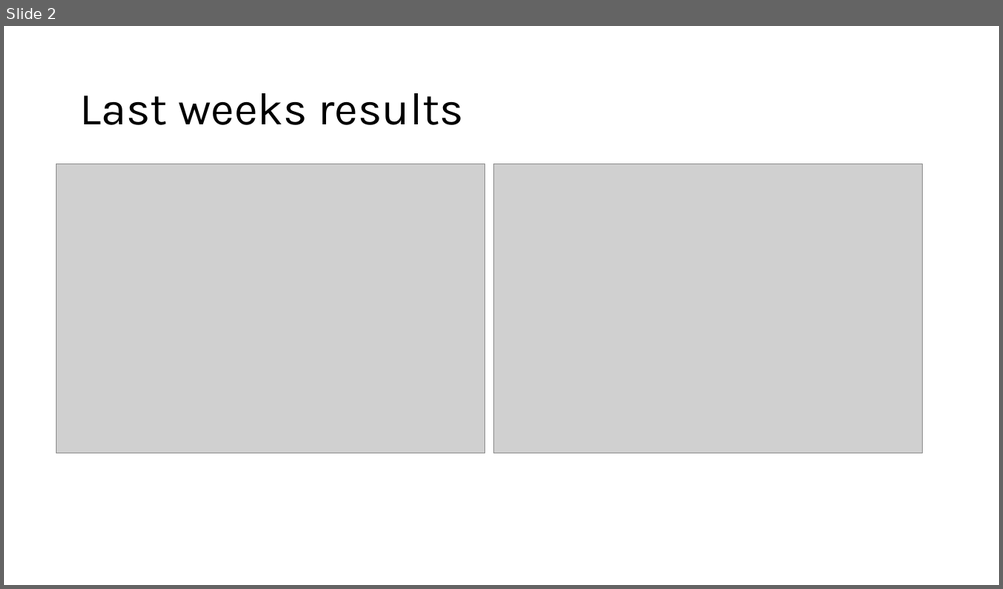
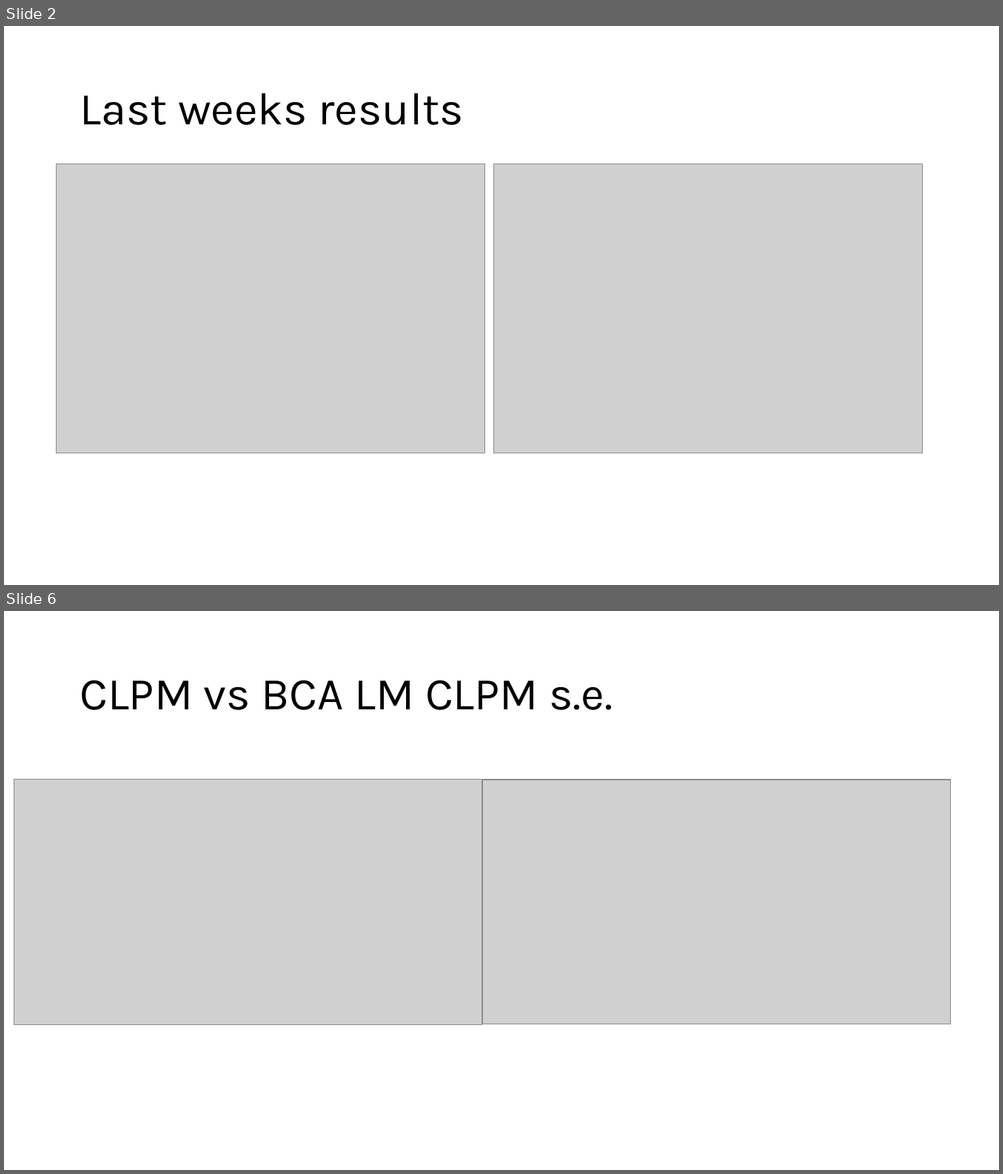
Before and after one commit to EmmaDirk/MachineLearning-BCA, a slide deck: 04_presentations/01_powerpoint/06_Jeroen.pptx. Shown one above the other, each under a label of ours: slide 2 before the commit, slides 2 and 6 after it; the slides between them are not shown. The pictures are 1003x589 and 1003x1174 pixels, drawn with LibreOffice and Linux fonts; fonts in the diff are those of the drawing; grey boxes stand for pictures. Boxes give left, top, right and bottom in pixels: in the first picture for what was removed or moved away, otherwise in the second. Text is boxed around its words. In the diff, an @@ line names an element or a change of style, - is before the commit and + after.

```diff
--- a/04_presentations/01_powerpoint/06_Jeroen.pptx
+++ b/04_presentations/01_powerpoint/06_Jeroen.pptx
@@ slide 6 added at box(4, 611, 999, 1170), background #FFFFFF @@
@@ title added at box(79, 680, 612, 710), 44 pt, text #000000 @@
+CLPM vs BCA LM CLPM s.e.
@@ picture added at box(14, 780, 481, 1025) @@
@@ picture added at box(482, 780, 950, 1025) @@
```
Also in this commit, not shown: 2 slides changed, 4 other slides added, 9 other files.
